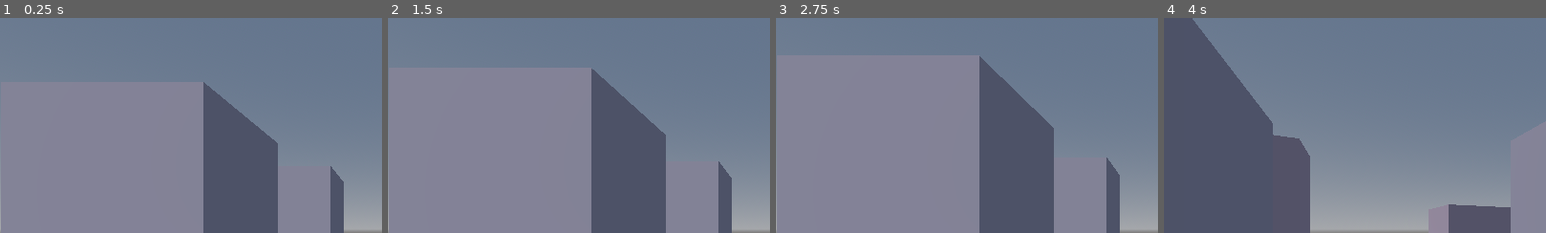
Above: before the commit, frames 1-4 (left to right).
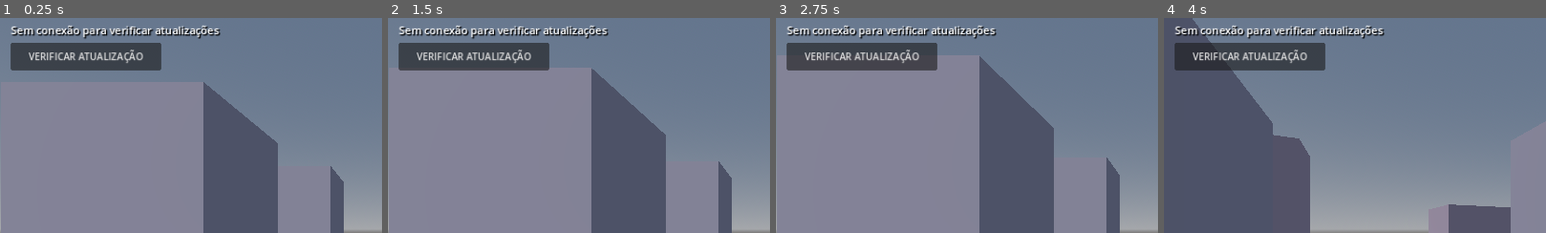
Above: after the commit, the same moments.

Repository: ffuxyxfyxhcocyocg-art/OPEN-WORLD-ANDROID
Game: Godot game, scene res://scenes/main.tscn
Same seed, same stepped clock (60 frames per second), same inputs: the game is played once before the commit and once after it.
Inputs (mouse positions are % of the whole screen's width and height, from its top left):
- Up to frame 1 (0.25 s): no input
- Up to frame 2 (1.5 s): click (11, 10) at 0.5 s, where only the run after the commit has a clickable "VERIFICAR ATUALIZAÇÃO"; click "PULAR" at 1.25 s
- Up to frame 3 (2.75 s): click "CORRER" at 2 s
- Up to frame 4 (4 s): tap Enter (ui_accept) at 2.75 s; drag from (10, 86) to (60, 28) at 2.77 s; drag from (30, 55) to (45, 70) at 3.52 s
The pictures show only the part of the screen within x 0-50%, y 1-51%; the shares and areas given below are measured in that part.

The runs differ from the first frame. In frame 1, 6.7% of the frame differs, in the area x 2-58%, y 3-25%; in frame 2, 6.7%; in frame 3, 6.6%; in frame 4, 6.6%.

Commit message:
feat: add in-game update checker

Diff:
--- a/godot/scripts/main.gd
+++ b/godot/scripts/main.gd
@@ -2,12 +2,21 @@
 
 const PlayerScript = preload("res://scripts/player.gd")
 const JoystickScript = preload("res://scripts/mobile_joystick.gd")
+const CURRENT_VERSION := "0.1.0"
+const UPDATE_INFO_URL := "https://raw.githubusercontent.com/ffuxyxfyxhcocyocg-art/OPEN-WORLD-ANDROID/godot-native/update_info.json"
+
 var player: CharacterBody3D
+var update_request: HTTPRequest
+var update_button: Button
+var update_status: Label
+var update_download_url := ""
 
 func _ready() -> void:
 	_build_world()
 	_build_player()
 	_build_hud()
+	_setup_updater()
+	_check_for_updates()
 
 func _build_world() -> void:
 	var env := WorldEnvironment.new()
@@ -86,6 +95,83 @@
 	run_button.toggle_mode = true
 	run_button.toggled.connect(player.set_running)
 
+func _setup_updater() -> void:
+	update_request = HTTPRequest.new()
+	update_request.timeout = 15.0
+	add_child(update_request)
+	update_request.request_completed.connect(_on_update_info_received)
+
+	update_status = Label.new()
+	update_status.text = "Versão " + CURRENT_VERSION
+	update_status.add_theme_font_size_override("font_size", 18)
+	update_status.add_theme_color_override("font_color", Color.WHITE)
+	update_status.anchor_left = 0.0
+	update_status.anchor_right = 0.0
+	update_status.anchor_top = 0.0
+	update_status.anchor_bottom = 0.0
+	update_status.offset_left = 18
+	update_status.offset_top = 14
+	update_status.offset_right = 330
+	update_status.offset_bottom = 44
+	update_status.add_theme_color_override("font_shadow_color", Color.BLACK)
+	update_status.add_theme_constant_override("shadow_offset_x", 2)
+	update_status.add_theme_constant_override("shadow_offset_y", 2)
+	get_node("..").add_child.call_deferred(update_status) if false else add_child(update_status)
+
+	update_button = Button.new()
+	update_button.text = "VERIFICAR ATUALIZAÇÃO"
+	update_button.add_theme_font_size_override("font_size", 16)
+	update_button.anchor_left = 0.0
+	update_button.anchor_right = 0.0
+	update_button.anchor_top = 0.0
+	update_button.anchor_bottom = 0.0
+	update_button.offset_left = 18
+	update_button.offset_top = 48
+	update_button.offset_right = 270
+	update_button.offset_bottom = 94
+	add_child(update_button)
+	update_button.pressed.connect(_on_update_button_pressed)
+
+func _check_for_updates() -> void:
+	if update_request.request(UPDATE_INFO_URL) != OK:
+		update_status.text = "Não foi possível verificar atualizações"
+
+func _on_update_button_pressed() -> void:
+	if not update_download_url.is_empty():
+		OS.shell_open(update_download_url)
+	else:
+		update_status.text = "Verificando atualização..."
+		_check_for_updates()
+
+func _on_update_info_received(result: int, response_code: int, _headers: PackedStringArray, body: PackedByteArray) -> void:
+	if result != HTTPRequest.RESULT_SUCCESS or response_code != 200:
+		update_status.text = "Sem conexão para verificar atualizações"
+		return
+	var data = JSON.parse_string(body.get_string_from_utf8())
+	if typeof(data) != TYPE_DICTIONARY or not data.has("version") or not data.has("download_url"):
+		update_status.text = "Não foi possível ler a versão disponível"
+		return
+	var latest := str(data["version"])
+	update_download_url = str(data["download_url"])
+	if _is_newer_version(latest, CURRENT_VERSION):
+		update_status.text = "Nova versão disponível: " + latest
+		update_button.text = "BAIXAR ATUALIZAÇÃO"
+	else:
+		update_status.text = "Jogo atualizado • v" + CURRENT_VERSION
+		update_button.text = "VERIFICAR NOVAMENTE"
+
+func _is_newer_version(remote: String, local: String) -> bool:
+	var remote_parts := remote.split(".")
+	var local_parts := local.split(".")
+	for i in range(3):
+		var remote_value := int(remote_parts[i]) if i < remote_parts.size() else 0
+		var local_value := int(local_parts[i]) if i < local_parts.size() else 0
+		if remote_value > local_value:
+			return true
+		if remote_value < local_value:
+			return false
+	return false
+
 func _make_button(caption: String, offset: Vector2) -> Button:
 	var button := Button.new()
 	button.text = caption
